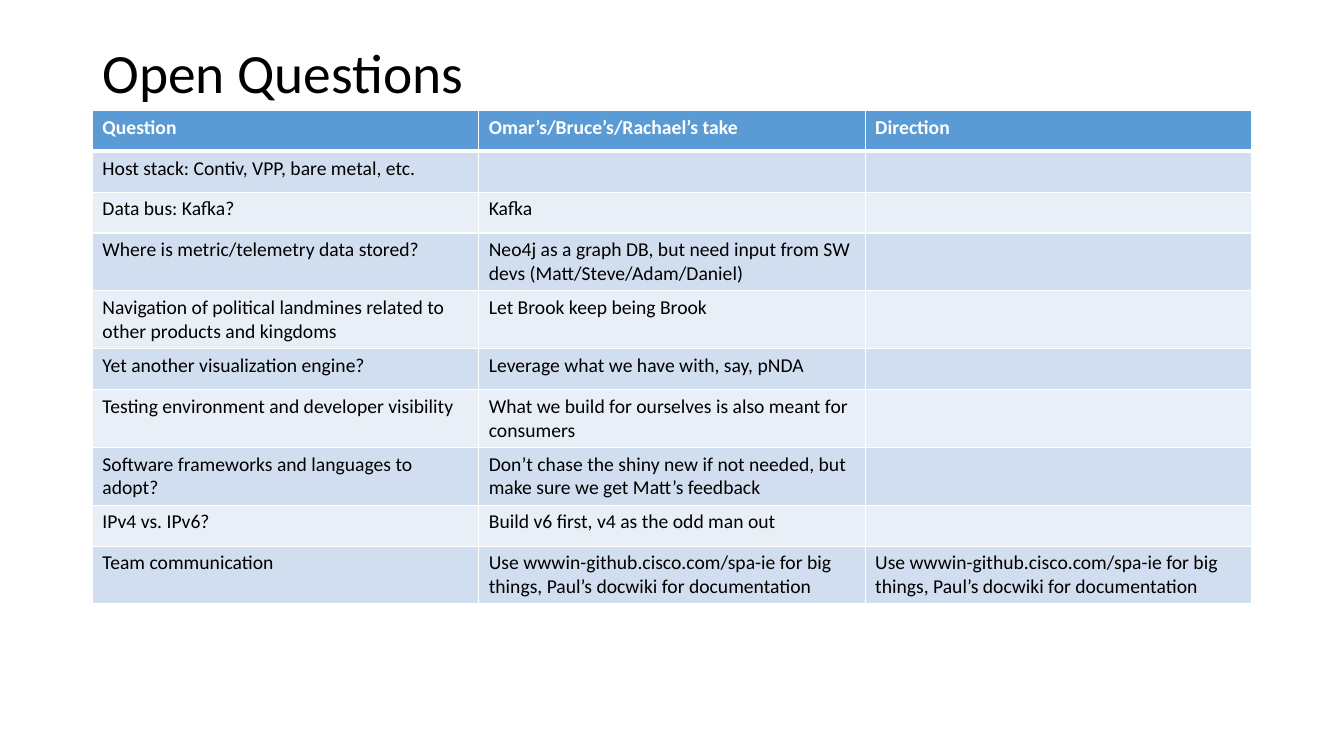
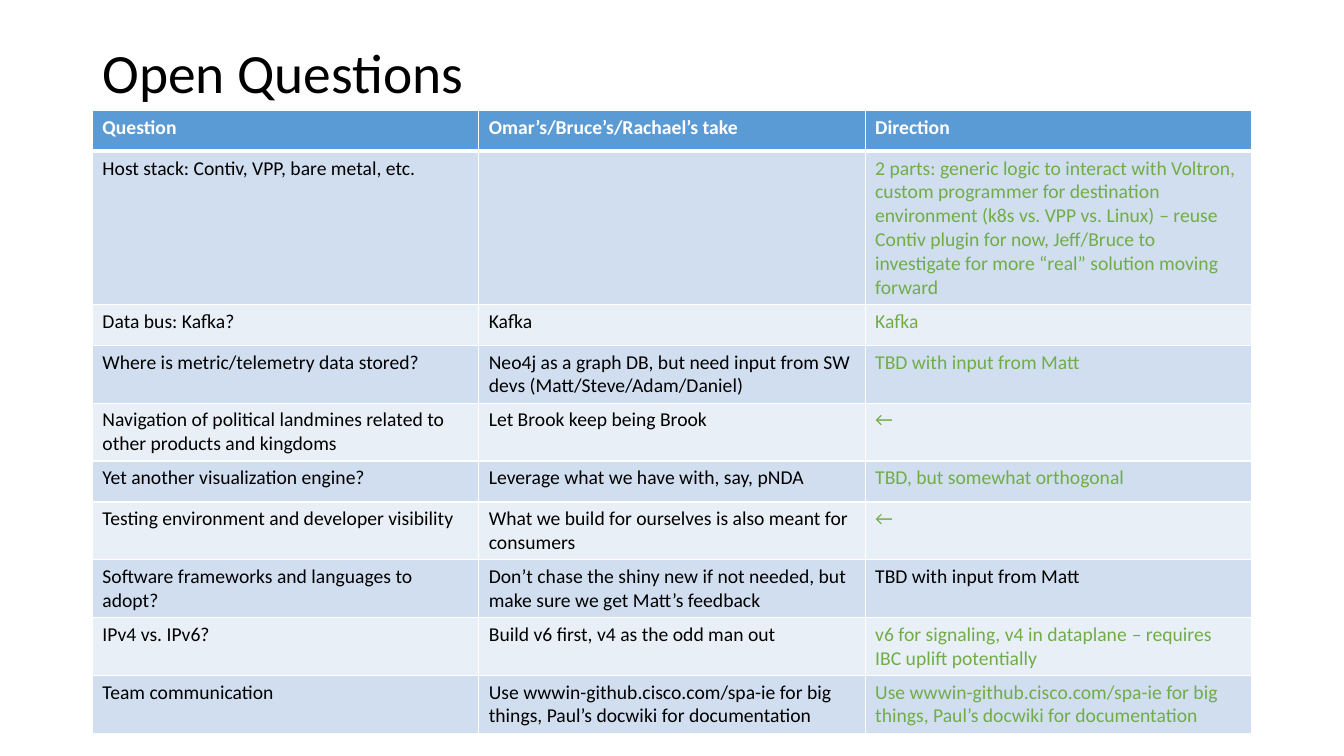
Before and after one commit to cisco-open/jalapeno, a slide deck: slide 4 of docs/planning-kickoff.pptx. Drawn at 1344x756 pixels with LibreOffice and Linux fonts; fonts in the diff are those of the drawing. Boxes give left, top, right and bottom in pixels: in the first picture for what was removed or moved away, otherwise in the second. Text is boxed around its words. In the diff, an @@ line names an element or a change of style, - is before the commit and + after.

Commit message:
With answers to open questions

```diff
--- a/docs/planning-kickoff.pptx
+++ b/docs/planning-kickoff.pptx
@@ table at <box>93,111,1251,730</box> @@
-row 2, column 3: 
+row 2, column 3: 2 parts: generic logic to interact with Voltron, custom programmer for destination environment (k8s vs. VPP vs. Linux) – reuse Contiv plugin for now, Jeff/Bruce to investigate for more “real” solution moving forward
-row 3, column 3: 
+row 3, column 3: Kafka
-row 4, column 3: 
+row 4, column 3: TBD with input from Matt
-row 5, column 3: 
+row 5, column 3: ←
-row 6, column 3: 
+row 6, column 3: TBD, but somewhat orthogonal
-row 7, column 3: 
+row 7, column 3: ←
-row 8, column 3: 
+row 8, column 3: TBD with input from Matt
-row 9, column 3: 
+row 9, column 3: v6 for signaling, v4 in dataplane – requires IBC uplift potentially
@@ text colour #000000 to #70AD47 in "Use wwwin-github.cisco.com/spa-ie for big things, Paul’s doc ..." @@
```
Also in this commit, not shown: 2 other slides changed.
